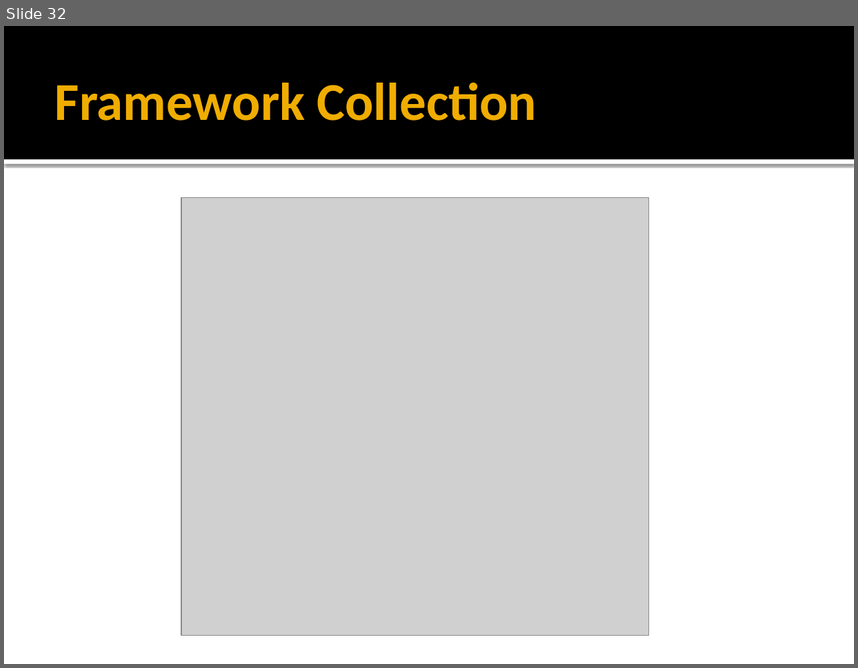
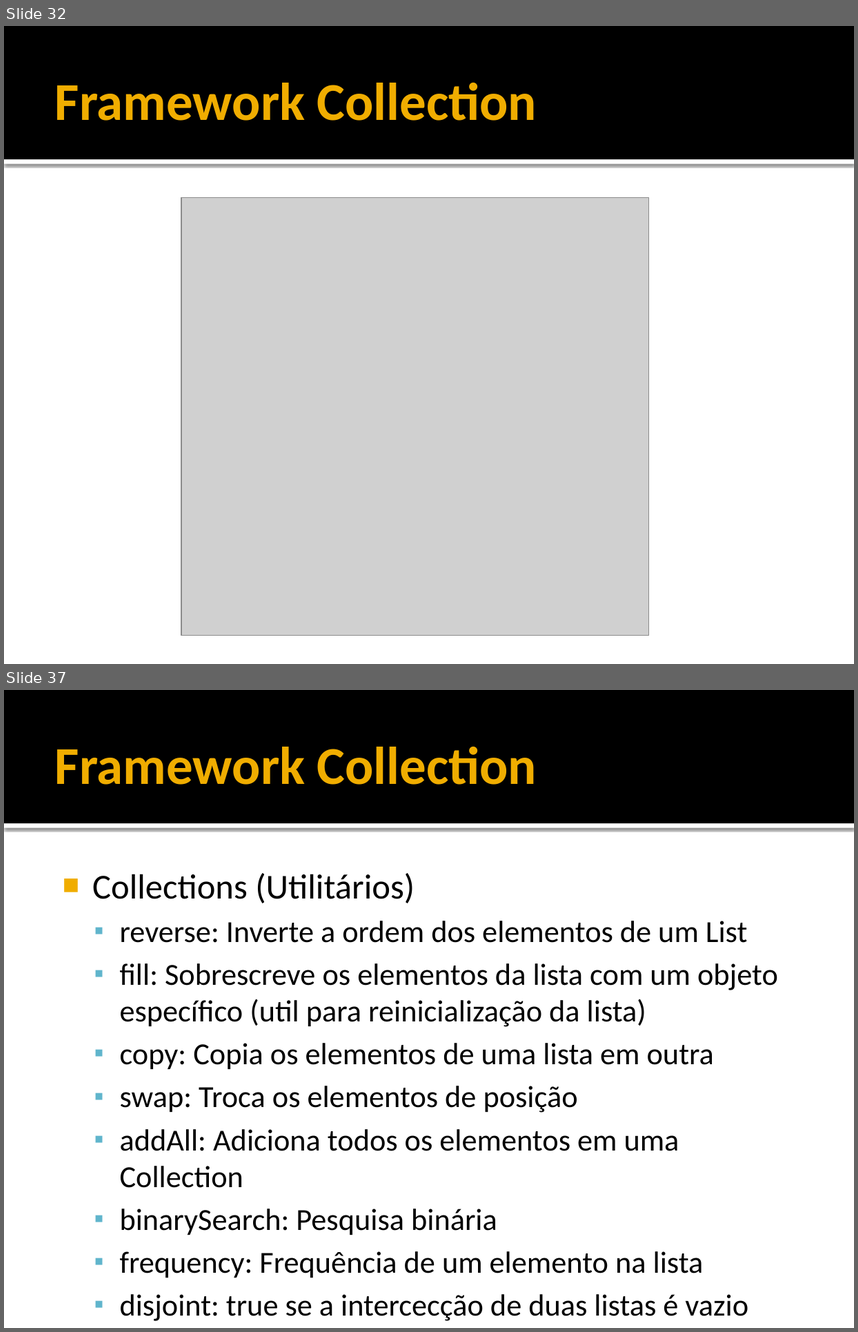
Before and after one commit to filosofisto/cpb-treinamento, a slide deck: Fundamentos/Fundamentos - Collections.pptx. Shown one above the other, each under a label of ours: slide 32 before the commit, slides 32 and 37 after it; the slides between them are not shown. The pictures are 858x668 and 858x1332 pixels, drawn with LibreOffice and Linux fonts; fonts in the diff are those of the drawing; grey boxes stand for pictures. Boxes give left, top, right and bottom in pixels: in the first picture for what was removed or moved away, otherwise in the second. Text is boxed around its words. In the diff, an @@ line names an element or a change of style, - is before the commit and + after.

Commit message:
PPT Collection
Atualização

```diff
--- a/Fundamentos/Fundamentos - Collections.pptx
+++ b/Fundamentos/Fundamentos - Collections.pptx
@@ slide 37 added at [4, 690, 854, 1328], background #FFFFFF; not listed: 2 template elements that a slide beside it also shows @@
@@ title added at [55, 747, 537, 785], 45 pt, text #F0AD00, bold @@
+Framework Collection
@@ text added at [92, 873, 778, 1321], 25.9 pt, text #000000 @@
+■ Collections (Utilitários)
+  ▪ reverse: Inverte a ordem dos elementos de um List
+  ▪ fill: Sobrescreve os elementos da lista com um objeto específico (util para reinicialização da lista)
+  ▪ copy: Copia os elementos de uma lista em outra
+  ▪ swap: Troca os elementos de posição
+  ▪ addAll: Adiciona todos os elementos em uma Collection
+  ▪ binarySearch: Pesquisa binária
+  ▪ frequency: Frequência de um elemento na lista
+  ▪ disjoint: true se a intercecção de duas listas é vazio
```
Also in this commit, not shown: 4 other slides added.
